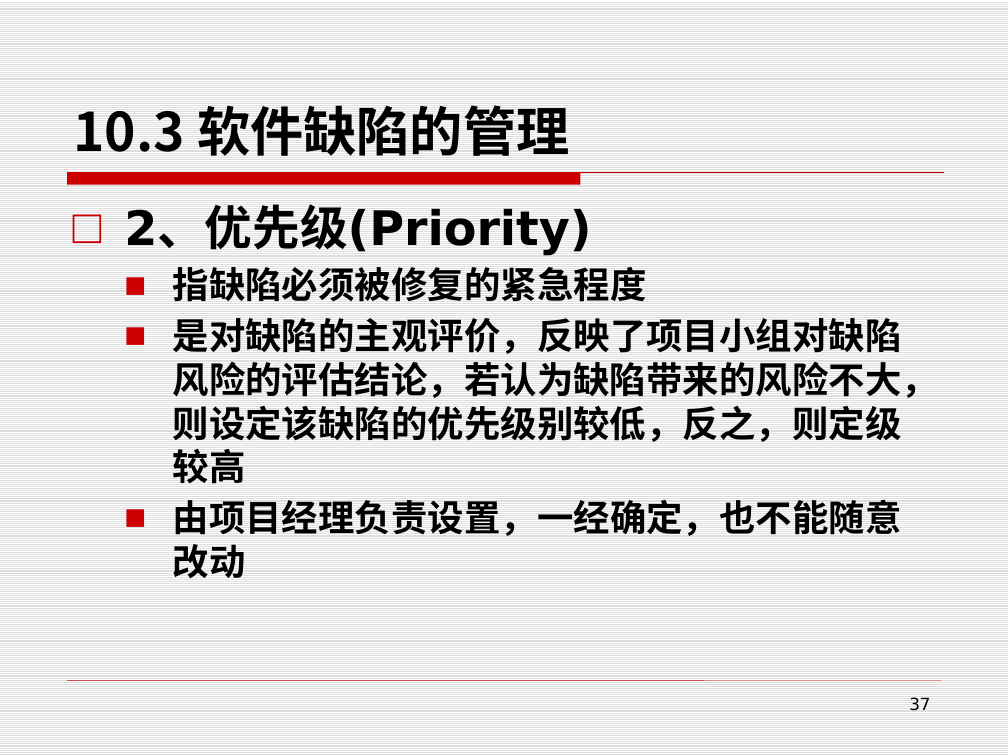
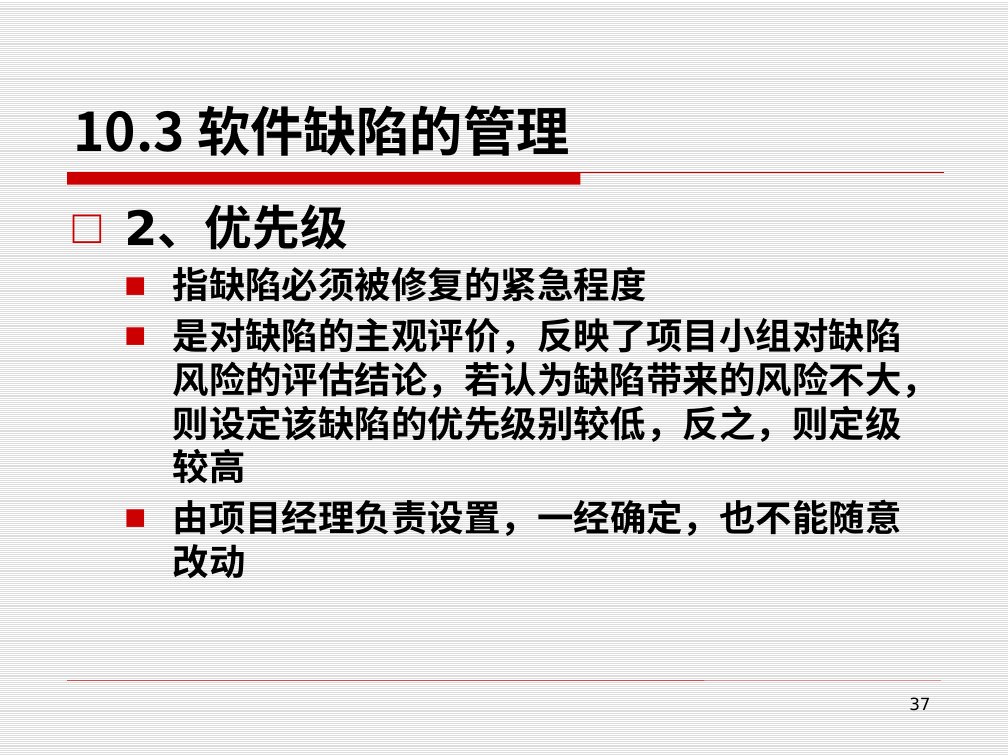
Before and after one commit to edu2act/course-foundation-software-tesing, a slide deck: slide 37 of PPT/第三部分 软件测试应用/10.2 测试过程管理.pptx. Drawn at 1008x756 pixels with LibreOffice and Linux fonts; fonts in the diff are those of the drawing. Boxes give left, top, right and bottom in pixels: in the first picture for what was removed or moved away, otherwise in the second. Text is boxed around its words. In the diff, an @@ line names an element or a change of style, - is before the commit and + after.

```diff
--- a/PPT/第三部分 软件测试应用/10.2 测试过程管理.pptx
+++ b/PPT/第三部分 软件测试应用/10.2 测试过程管理.pptx
@@ text at [124, 207, 347, 250]: text changed @@
-□ 2、优先级(Priority)
+□ 2、优先级
```
Also in this commit, not shown: 17 other slides changed, 7 other files.
